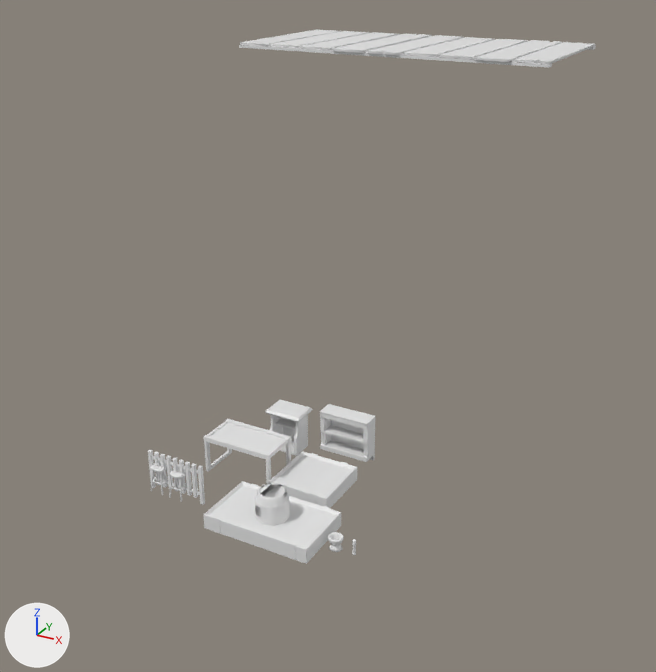
Two versions of the Blender file Primeira_Sala/Estufa_Objetos.blend, one commit apart.
One viewpoint serves both versions: a 50 mm lens placed at (9.58, -14.78, 12.52), pointed at (0.24, 2.21, 4.03). Arrows for +X, +Y and +Z are at lower left; the lights stay in place. The first picture is the older version. Materials are left out; every surface is plain grey.

Names of what the first picture shows: 'Barrel', 'Bridge', 'Circular_Wooden_Bench', 'Container_Pestle', 'Fence', 'Square_Wooden_Bench', 'Upper_Cabinet_00', 'Upper_Cabinet_01', 'Wooden_Garden_Box_00', 'Wooden_Garden_Box_01', 'Wooden_Table' and 1 more.
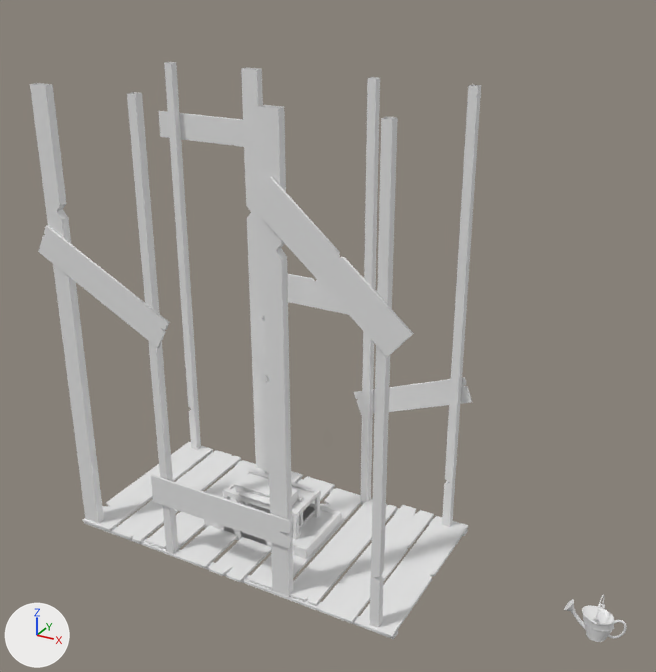
Boxes (x1, y1, x2, y2) around the edits, measured in the pictures (656 x 672 px; the box of a moved part takes in the faces that stretch with it):
'Support_Bridge', shown: after (30, 62, 481, 628)
'Bridge', reshaped, moved (8% wider, 408% taller): before (239, 30, 596, 68); after (83, 442, 468, 639)
'Wooden_Table', moved: before (203, 419, 291, 484); after (223, 468, 321, 540)
'Upper_Cabinet_01', moved: before (320, 404, 375, 462); after (234, 474, 298, 530)
'Wooden_Garden_Box_01', moved (mostly hidden afterwards): before (269, 451, 357, 508); after (224, 503, 315, 547)
'Upper_Cabinet_00', moved: before (265, 400, 313, 456); after (238, 489, 270, 512)
'Fence', moved (mostly hidden afterwards): before (148, 450, 205, 505); after (298, 497, 303, 525)
'Barrel', hidden: before (255, 483, 290, 526)
'Watering', shown: after (564, 595, 627, 642)
'Container_Pestle', moved (not visible afterwards): before (328, 532, 344, 552)
'Circular_Wooden_Bench', moved (not visible afterwards): before (169, 468, 187, 502)
'Square_Wooden_Bench', moved (not visible afterwards): before (150, 462, 168, 495)
part 1 of me_bridge, moved or reshaped: before (270, 31, 369, 48); after (112, 450, 241, 543)
part 2 of me_bridge, moved or reshaped: before (439, 39, 528, 60); after (290, 499, 397, 606)
part 3 of me_bridge, moved or reshaped: before (240, 30, 341, 47); after (83, 442, 213, 531)
part 4 of me_bridge, rebuilt (33% wider, 422% taller): before (474, 40, 562, 62); after (317, 505, 434, 624)
part 5 of me_bridge, rebuilt (36% wider, 435% taller): before (513, 42, 596, 64); after (355, 516, 468, 638)
part 6 of me_bridge, moved or reshaped: before (301, 32, 400, 51); after (146, 460, 266, 553)
part 7 of me_support_bridge, rebuilt (not visible before): after (354, 377, 472, 415)
part 8 of me_support_bridge, rebuilt (not visible before): after (250, 177, 414, 357)
part 9 of me_support_bridge, added: after (159, 111, 244, 147)
part 10 of me_support_bridge, added: after (151, 475, 291, 549)
part 11 of me_support_bridge, added: after (38, 225, 170, 348)
part 12 of me_support_bridge, added: after (288, 274, 377, 315)
'Wooden_Garden_Box_00', unchanged, covered by the edit: before (204, 481, 341, 564); after (204, 497, 341, 564)

Patch to the scene script:
```diff
--- a/Primeira_Sala/Estufa_Objetos.blend.py
+++ b/Primeira_Sala/Estufa_Objetos.blend.py
@@ me_bridge @@
 me_bridge.from_pydata(...)  # 634 vertices, 612 faces; spans x -3.93..4.02, y -2.09..2.11, z 0.0..0.12
+# me_bridge part 1: the loose piece of 40 vertices spanning x -3.04..-2.24, y -1.96..1.96, z 0.06..0.12 is scaled about its middle by (1, 1.04, 1)
+# me_bridge part 2: the loose piece of 40 vertices spanning x 1.48..2.28, y -2.0..2.0, z 0.06..0.12 is scaled about its middle by (0.947, 0.98, 1)
+# me_bridge part 3: the loose piece of 64 vertices spanning x -3.93..-3.13, y -1.98..1.97, z 0.06..0.12 is scaled about its middle by (1, 1.03, 1), then moved by (0.0, 0.01, 0.0)
+# me_bridge part 4: the loose piece of 82 vertices spanning x 2.35..3.15, y -2.07..2.09, z 0.06..0.12 is rebuilt with 82 vertices and now spans x 2.34..3.14, y -2.07..2.11, z 0.06..0.12
+# me_bridge part 5: the loose piece of 40 vertices spanning x 3.21..4.01, y -2.0..2.0, z 0.06..0.12 is rebuilt with 40 vertices and now spans x 3.2..4.0, y -2.06..2.07, z 0.06..0.12
+# me_bridge part 6: 39 vertices removed from x -2.14..-1.34, y -2.0..2.0, z 0.06..0.12; 39 vertices added at x -2.14..-1.34, y -1.96..1.96, z 0.06..0.12
@@ me_support_bridge @@
-me_support_bridge.from_pydata(...)  # 824 vertices, 772 faces; spans x -3.97..3.93, y -2.05..2.08, z 0.0..9.97
+me_support_bridge.from_pydata(...)  # 484 vertices, 440 faces; spans x -4.21..4.18, y -2.06..2.06, z 0.0..9.97
+# me_support_bridge part 7: the loose piece of 82 vertices spanning x 1.28..3.76, y 2.01..2.05, z 1.55..3.0 is rebuilt with 40 vertices and now spans x 1.03..3.89, y 2.0..2.05, z 2.3..3.86
+# me_support_bridge part 8: the loose piece of 82 vertices spanning x 1.06..3.93, y -2.04..-1.99, z 6.58..8.48 is rebuilt with 40 vertices and now spans x 1.04..4.18, y -2.06..-2.01, z 6.01..8.83
+# me_support_bridge part 9: a new loose piece of 82 vertices spanning x -4.08..-0.99, y 1.98..2.03, z 8.26..8.85
+# me_support_bridge part 10: a new loose piece of 82 vertices spanning x -1.73..1.73, y -2.06..-2.01, z 1.35..2.01
+# me_support_bridge part 11: a new loose piece of 40 vertices spanning x -4.21..-0.95, y -2.04..-1.98, z 5.08..7.21
+# me_support_bridge part 12: a new loose piece of 40 vertices spanning x -1.77..1.78, y 2.01..2.06, z 4.76..5.46
+# other edits to the shape of me_support_bridge do not show in these pictures
@@ me_barrel @@
 me_barrel.from_pydata(...)  # 240 vertices, 238 faces; spans x -0.391..0.391, y -0.411..0.411, z 0.0..0.996
+# me_barrel part 13
+# 215 faces are deleted
+# 215 new faces join them
@@ ob_bridge @@
 ob_bridge = bpy.data.objects.new('Bridge', me_bridge)
-ob_bridge.location = (0.0, 7.16, 9.97)
+ob_bridge.location = (0.0, 0.0, 0.0)
@@ ob_support_bridge @@
 ob_support_bridge = bpy.data.objects.new('Support_Bridge', me_support_bridge)
-ob_support_bridge.location = (0.0, 7.16, 0.0)
-ob_support_bridge.hide_set(True)
+ob_support_bridge.location = (0.0, 0.0, 0.0)
@@ ob_barrel @@
 ob_barrel.location = (0.0, 0.0, 0.0)
+ob_barrel.hide_set(True)
@@ ob_wooden_garden_box_01 @@
 ob_wooden_garden_box_01 = bpy.data.objects.new('Wooden_Garden_Box_01', me_wooden_garden_box_01)
-ob_wooden_garden_box_01.location = (0.0, 1.92, 0.0)
+ob_wooden_garden_box_01.location = (0.0, 0.0, 0.0)
@@ ob_watering @@
 ob_watering = bpy.data.objects.new('Watering', me_watering)
-ob_watering.location = (0.0, 0.0, 0.0)
-ob_watering.hide_set(True)  # its collection is switched off
+ob_watering.location = (7.44, 0.0, 0.0)
@@ ob_wooden_table @@
 ob_wooden_table = bpy.data.objects.new('Wooden_Table', me_wooden_table)
-ob_wooden_table.location = (-1.83, 1.76, 0.0)
+ob_wooden_table.location = (0.0, 0.0, 0.0)
@@ ob_circular_wooden_bench @@
 ob_circular_wooden_bench = bpy.data.objects.new('Circular_Wooden_Bench', me_circular_wooden_bench)
-ob_circular_wooden_bench.location = (-2.66, 0.0, 0.0)
+ob_circular_wooden_bench.location = (0.0, 0.0, 0.0)
@@ ob_square_wooden_bench @@
 ob_square_wooden_bench = bpy.data.objects.new('Square_Wooden_Bench', me_square_wooden_bench)
-ob_square_wooden_bench.location = (-3.24, 0.0, 0.0)
+ob_square_wooden_bench.location = (0.0, 0.0, 0.0)
@@ ob_container_pestle @@
 ob_container_pestle = bpy.data.objects.new('Container_Pestle', me_container_pestle)
-ob_container_pestle.location = (1.65, 0.0, 0.0)
+ob_container_pestle.location = (0.0, 0.0, 0.0)
@@ ob_upper_cabinet_00 @@
 ob_upper_cabinet_00 = bpy.data.objects.new('Upper_Cabinet_00', me_upper_cabinet_00)
-ob_upper_cabinet_00.location = (-1.55, 3.54, 0.0)
+ob_upper_cabinet_00.location = (0.0, 0.0, 0.0)
@@ ob_upper_cabinet_01 @@
 ob_upper_cabinet_01 = bpy.data.objects.new('Upper_Cabinet_01', me_upper_cabinet_01)
-ob_upper_cabinet_01.location = (0.0, 3.92, 0.0)
+ob_upper_cabinet_01.location = (0.0, 0.0, 0.0)
@@ ob_fence @@
 ob_fence = bpy.data.objects.new('Fence', me_fence)
-ob_fence.location = (-2.75, 0.0, 0.0)
+ob_fence.location = (0.0, 0.0, 0.0)
```
